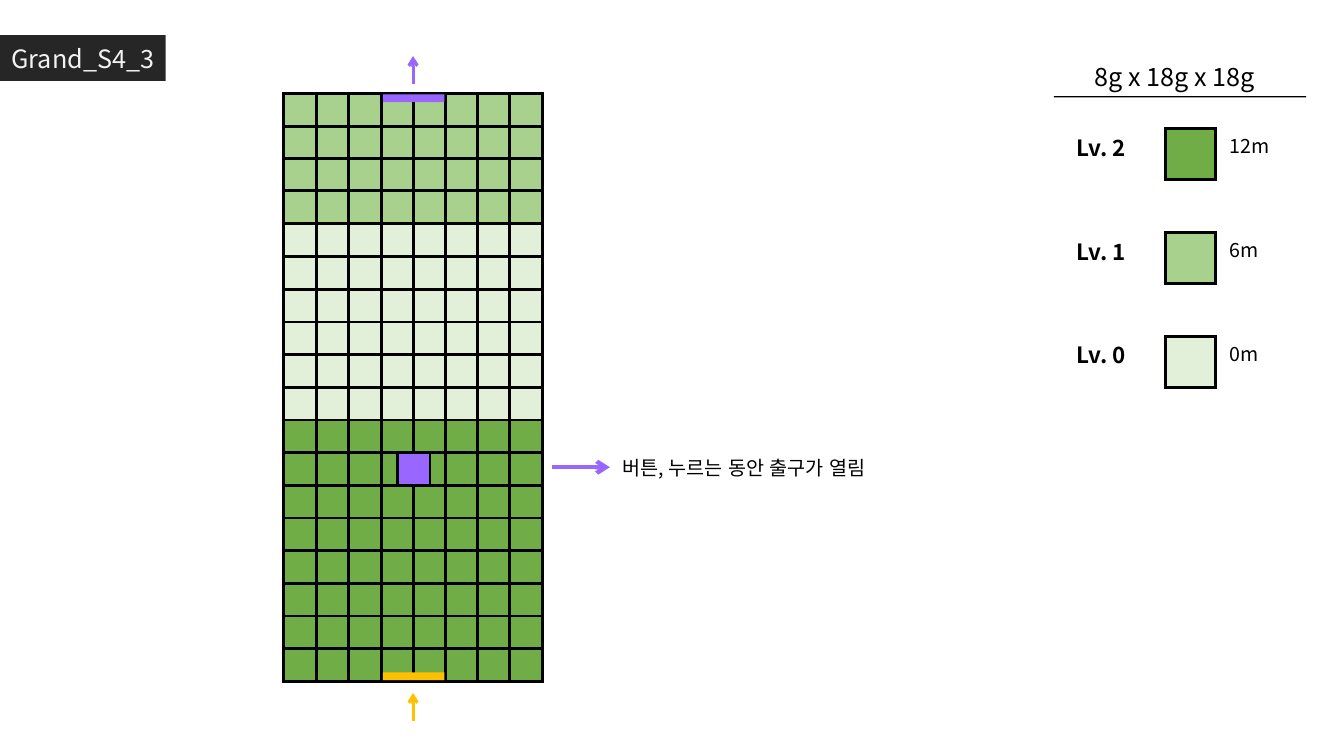
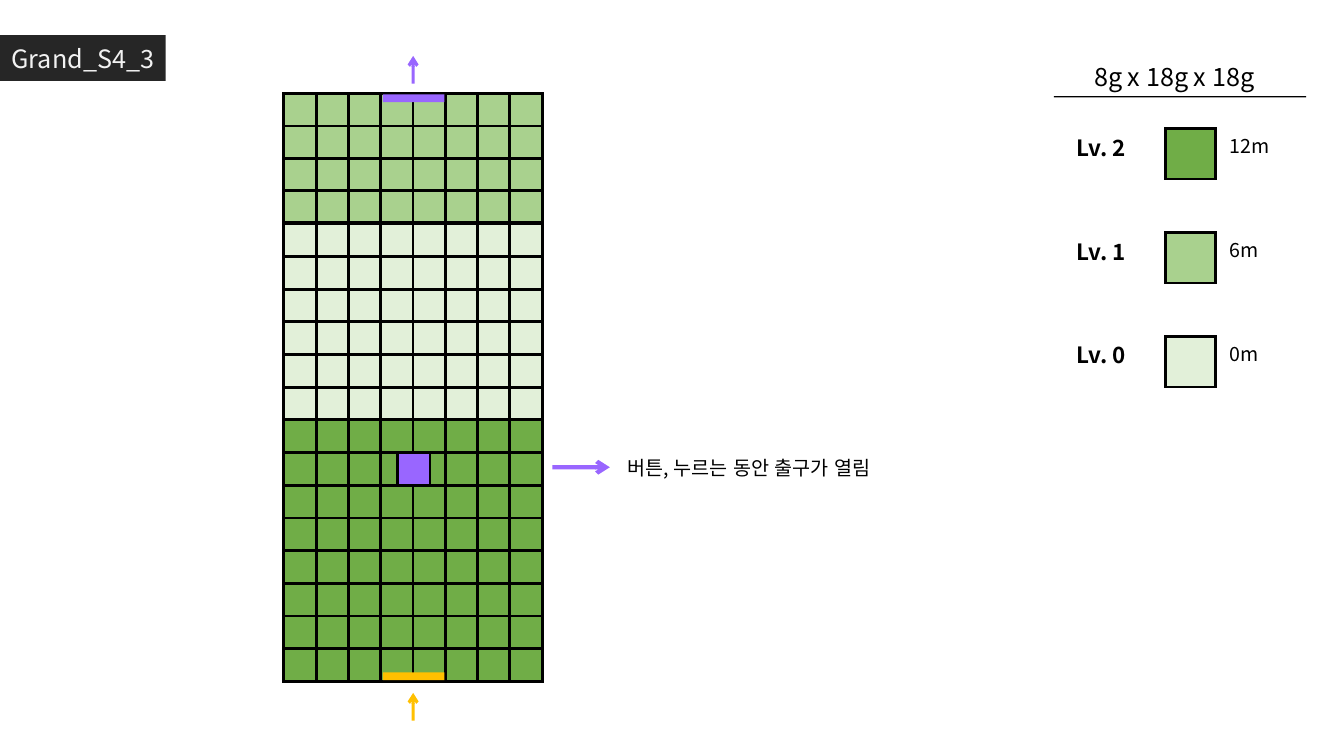
Before and after one commit to GGMGangsterHamster/GangsterHamster, a slide deck: slide 9 of Documents/LevelDesign/GrandStage/Grand_Stage.pptx. Drawn at 1344x756 pixels with LibreOffice and Linux fonts; fonts in the diff are those of the drawing. Boxes give left, top, right and bottom in pixels: in the first picture for what was removed or moved away, otherwise in the second. Text is boxed around its words. In the diff, an @@ line names an element or a change of style, - is before the commit and + after.

```diff
--- a/Documents/LevelDesign/GrandStage/Grand_Stage.pptx
+++ b/Documents/LevelDesign/GrandStage/Grand_Stage.pptx
@@ text "버튼, 누르는 동안 출구가 열림": place and size @@
-text "버튼, 누르는 동안 출구가 열림" at bbox=[622, 458, 865, 479]
+text "버튼, 누르는 동안 출구가 열림" at bbox=[628, 458, 871, 479]
```
Also in this commit, not shown: 24 other slides changed, 3 other files.
